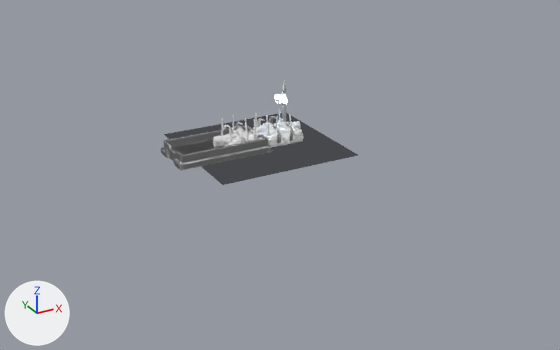
What one commit did to the Blender file dev/blender_base_scene/entiites/seed-bed.blend.
Camera for both pictures: a 50 mm camera at (-29.1, -57.0, 24.1) aimed at (0.7, -2.7, -3.0). Arrows for +X, +Y and +Z are at lower left; the lights stay in place.

Names of what the first picture shows: 'ResultInstance', 'ShadowPlane'.
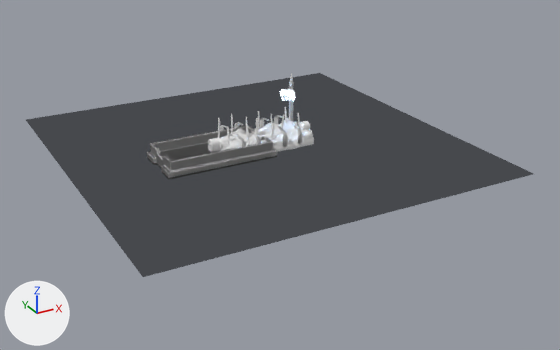
Location of each change, [x1, y1, x2, y2] in pixels of the pictures (560 x 350 px):
'ShadowPlane', rescaled (161% wider, 181% taller)
    before: [164, 113, 358, 185]
    after: [26, 73, 533, 277]
'ResultInstance', moved, rescaled (17% wider, 15% taller)
    before: [161, 80, 303, 171]
    after: [147, 73, 314, 178]

The edits, one by one:
Object 'ShadowPlane' (ob_shadowplane) is rescaled from (6.39, 6.39, 6.39) to (16.5, 16.5, 16.5).
Object 'ResultInstance' (ob_resultinstance) moves from (0.0, 0.0, 0.0) to (-0.01, -0.55, 0.0).
Object 'ResultInstance' (ob_resultinstance) is rescaled from (1.0, 1.0, 1.0) to (1.16, 1.16, 1.16).
